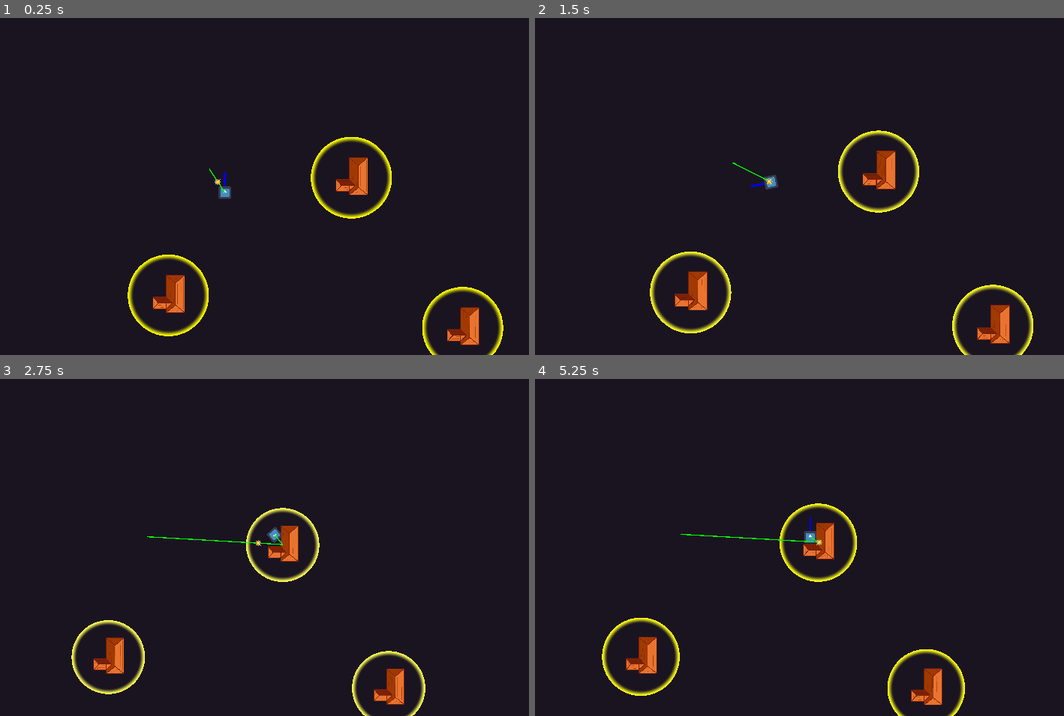
Above: before the commit, frames 1-4 (two rows, left to right).
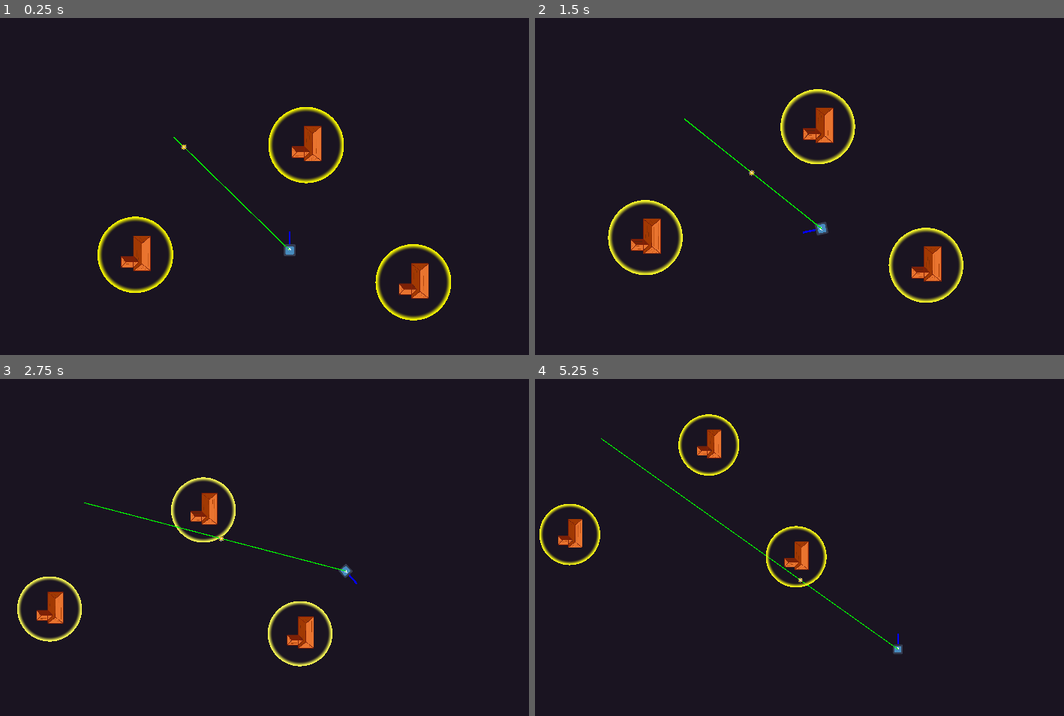
Above: after the commit, the same moments.

Repository: SpyrexDE/BzzBzz
Game: Godot game, scene res://levels/testlvl1.tscn
Two runs of this game, one before a commit and one after it. Both use one fixed random seed, a clock stepped at 60 frames per second and the inputs below. The engine's default icon, where the game draws it, is replaced by a stand-in: a white triangle on a blue panel in a dark square.
Inputs:
- Up to frame 1 (0.25 s): no input
- Up to frame 2 (1.5 s): hold D (steer_right) 0.53-1.28 s; hold S (go_backward) from 1.28 s (still down)
- Up to frame 3 (2.75 s): release S (go_backward) at 2.03 s; hold D (steer_right) from 2.03 s (still down)
- Up to frame 4 (5.25 s): release D (steer_right) at 2.78 s; hold W (go_forward) 2.78-3.53 s; hold A (steer_left) 3.53-5.03 s; hold S (go_backward) from 5.03 s (still down)

The runs differ from the first frame. In frame 1, 6.5% of the frame differs, in the area x 18-96%, y 26-100%; in frame 2, 6.6%, in the area x 13-95%, y 21-100%; in frame 3, 5.5%; in frame 4, 5.2%.

Commit message:
update zap

Diff:
--- a/levels/testlvl1.tscn
+++ b/levels/testlvl1.tscn
@@ -12,7 +12,7 @@
 
 [node name="Robot" parent="." instance=ExtResource("1_vcimh")]
 unique_name_in_owner = true
-position = Vector2(151, 231)
+position = Vector2(1216, 1189)
 
 [node name="Haus" parent="." instance=ExtResource("2_qns4n")]
 position = Vector2(1390, 80)
@@ -30,4 +30,4 @@
 position = Vector2(-400, 1233)
 
 [node name="Haus3" parent="." instance=ExtResource("2_qns4n")]
-position = Vector2(2478, 1551)
+position = Vector2(2514, 1521)
--- a/props/zap/zap.gd
+++ b/props/zap/zap.gd
@@ -5,6 +5,7 @@
 var checkpoint_n: int
 
 var dist_from_last: float
+var last_checkpoint: Vector2
 
 func _ready():
 	connector = %Connector
@@ -12,18 +13,25 @@
 	checkpoint_n = 0
 	position = connector.checkpoints[checkpoint_n]
 	checkpoint_n += 1
+	last_checkpoint = connector.checkpoints[0]
 
 func _physics_process(_delta):
+	dist_from_last += speed
+
+	#is at checkpoint
 	if len(connector.checkpoints) > checkpoint_n:
-		if (position - connector.checkpoints[checkpoint_n]).length() < 5:
-				checkpoint_n += 1
+		if (position - connector.checkpoints[checkpoint_n]).length() < 10:
+			last_checkpoint = connector.checkpoints[checkpoint_n]
+			checkpoint_n += 1
+			dist_from_last = 0
+
+	#move along cable
 	if len(connector.checkpoints) > checkpoint_n:
-		dist_from_last = 0
-		position += speed * (-position + connector.checkpoints[checkpoint_n]).normalized()
+		var dir = (connector.checkpoints[checkpoint_n] - last_checkpoint).normalized()
+		position = connector.checkpoints[checkpoint_n] + dir * dist_from_last
 	else:
-		if (position - connector.robot.position).length() > 5:
+		if (position - connector.robot.position).length() > 10:
 			var dir = (connector.robot.position - connector.checkpoints[- 1]).normalized()
-			dist_from_last += speed;
 			position = connector.checkpoints[- 1] + dir * dist_from_last
 		else:
 			print("dead")
